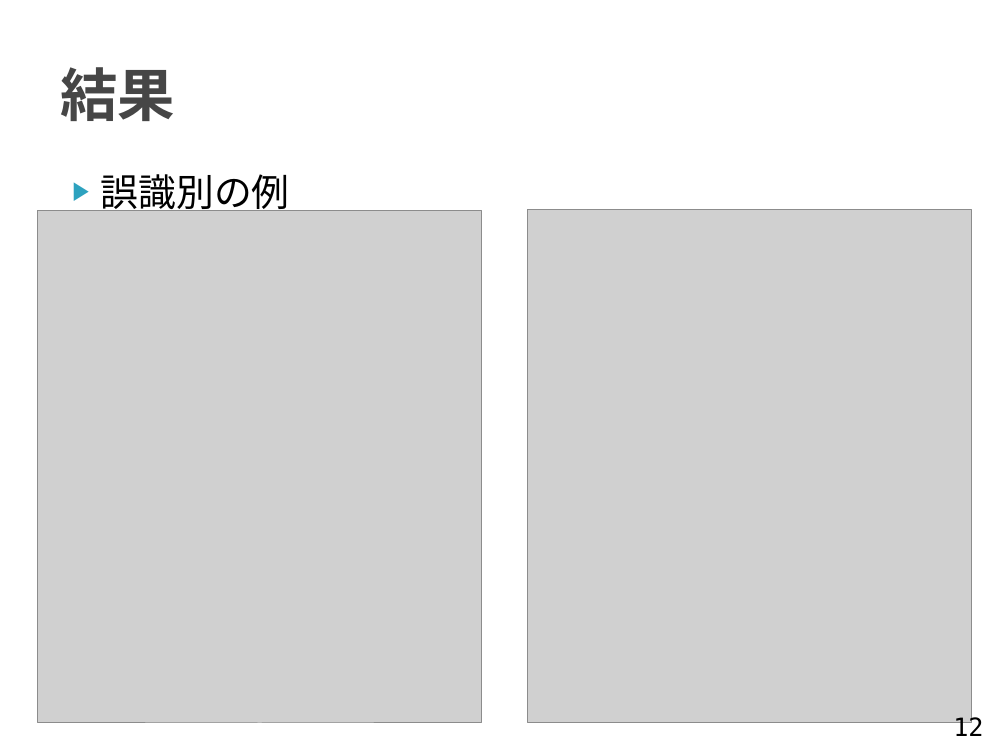
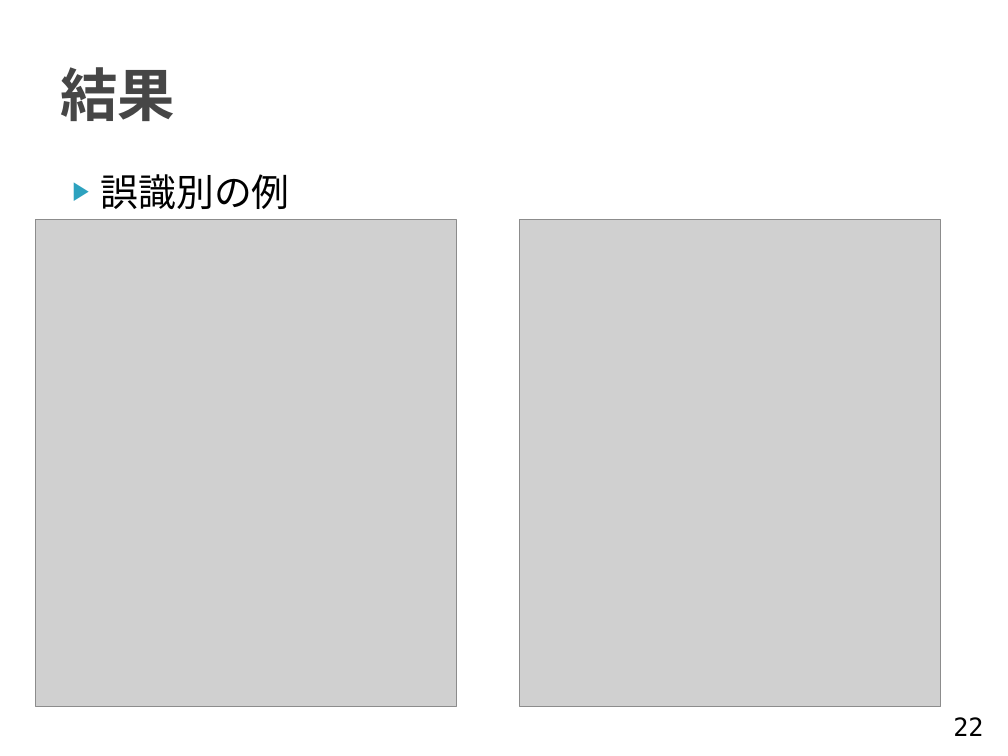
Before and after one commit to TetsuyaKomota/GitforEclipseTest, a slide deck: slide 22 of IntentionLearning/memo/presentation/卒論発表会スライド _2.pptx (slide 12 before the commit). Drawn at 1008x756 pixels with LibreOffice and Linux fonts; fonts in the diff are those of the drawing; grey boxes stand for pictures. Boxes give left, top, right and bottom in pixels: in the first picture for what was removed or moved away, otherwise in the second. Text is boxed around its words. In the diff, an @@ line names an element or a change of style, - is before the commit and + after.

```diff
--- a/IntentionLearning/memo/presentation/卒論発表会スライド _2.pptx
+++ b/IntentionLearning/memo/presentation/卒論発表会スライド _2.pptx
@@ picture: place and size @@
-picture at <box>38,210,482,723</box>
+picture at <box>35,220,456,707</box>
@@ picture: place and size @@
-picture at <box>528,210,972,723</box>
+picture at <box>520,220,940,707</box>
@@ page number at <box>953,717,983,736</box>: text changed @@
-12
+22
```
Also in this commit, not shown: 4 other slides changed.
